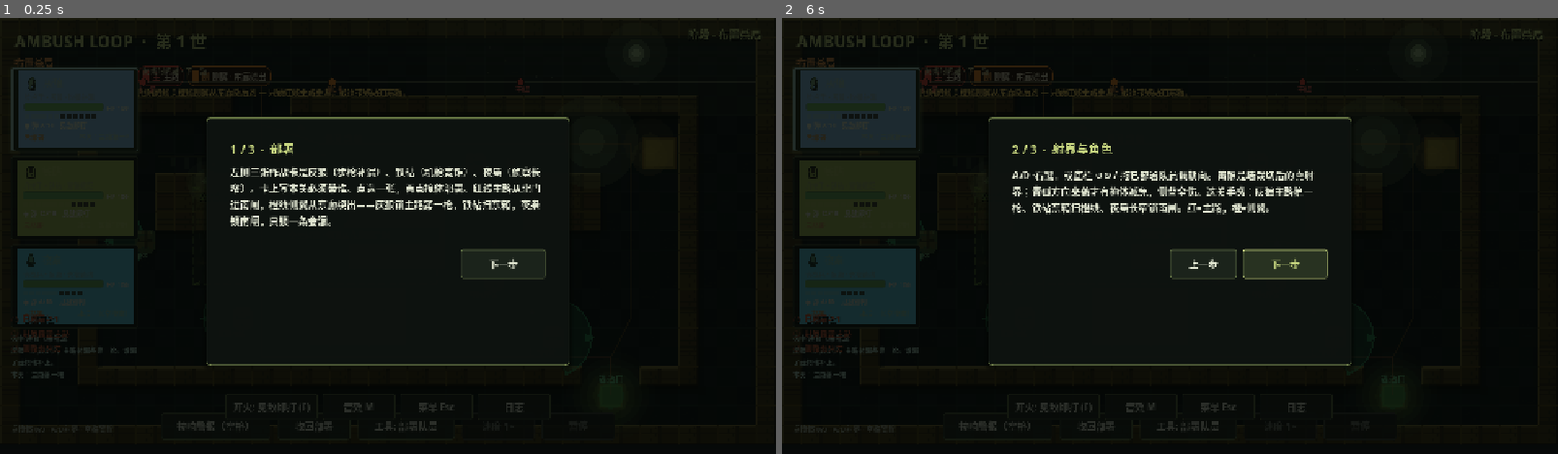
Above: before the commit, frames 1-2 (left to right).
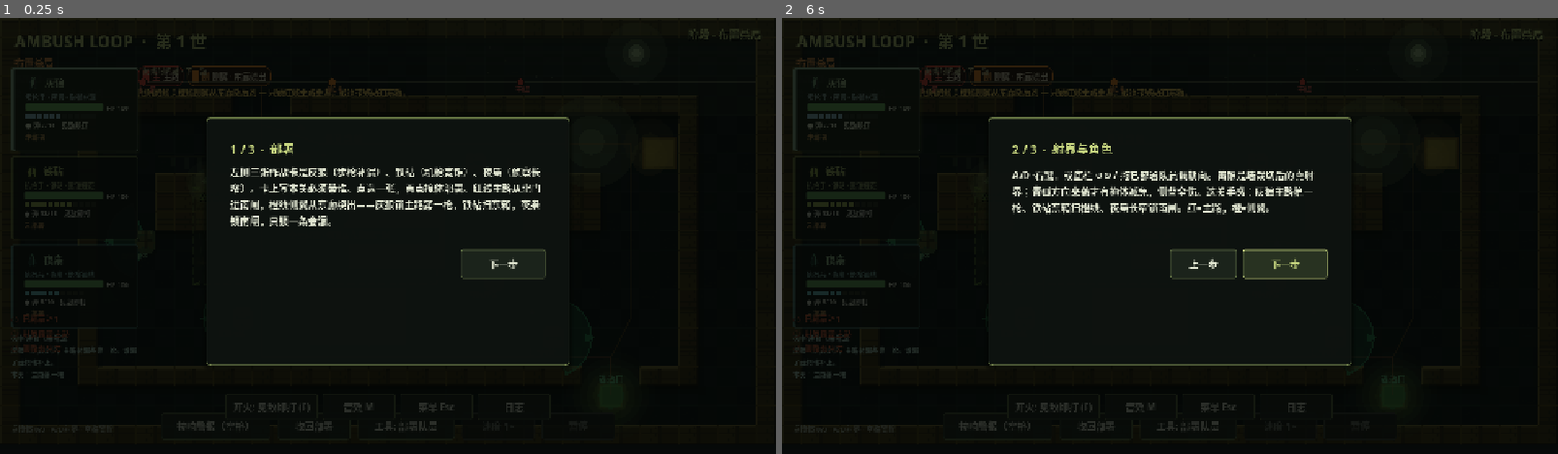
Above: after the commit, the same moments.

Repository: hailinsu-create/new
Game: Godot game, scene res://scenes/main.tscn
Two runs of this game, one before a commit and one after it. Both use one fixed random seed, a clock stepped at 60 frames per second and the inputs below. This scene is started directly instead of the project's main scene.
Inputs:
- Up to frame 1 (0.25 s): no input
- Up to frame 2 (6 s): click "拉响警报（空格）" at 0.5 s; click "收回部署" at 1.25 s; click "工具: 部署队员" at 2 s; click "开火: 见敌即打 (F)" at 2.75 s; click "音效 M" at 3.5 s; click "菜单 Esc" at 4.25 s; click "日志" at 5 s; click "下一步" at 5.75 s

The runs differ from the first frame. In frame 1, 6.4% of the frame differs, in the area x 2-18%, y 12-71%; in frame 2, 6.4%.

Commit message:
feat(art): keep kit color on the card rail, not the fill
PanelContainer was stretching the accent rect across the card.
Stripe lives in the stylebox. Why-line stays in code, hidden so it
does not sit on the checklist.

Co-authored-by: hailinsu-create <hailinsu-create@users.noreply.github.com>

Diff:
--- a/ambush_loop/scripts/ui/op_card.gd
+++ b/ambush_loop/scripts/ui/op_card.gd
@@ -16,8 +16,6 @@
 var _slot: Label
 var _why: Label
 var _glyph: Control
-var _accent: ColorRect
-var _rail: ColorRect
 var _fill_col: Color = Color(0, 0, 0, 0)
 var _normal: StyleBoxFlat
 var _hot: StyleBoxFlat
@@ -39,13 +37,14 @@
 	mouse_filter = Control.MOUSE_FILTER_STOP
 	_normal = NightOps.flat(Color(0.055, 0.072, 0.062, 0.94), Color(0.28, 0.34, 0.22), 1, 8, 3)
 	_normal.border_width_top = 2
-	_normal.content_margin_left = 10
-	_hot = NightOps.flat(Color(0.10, 0.14, 0.08, 0.98), NightOps.OLIVE_HI, 1, 8, 3)
-	_hot.border_width_left = 5
+	_normal.border_width_left = 4
+	_normal.content_margin_left = 12
+	_hot = NightOps.flat(Color(0.09, 0.12, 0.08, 0.98), NightOps.OLIVE_HI, 1, 8, 3)
+	_hot.border_width_left = 6
 	_hot.border_width_top = 3
-	_hot.content_margin_left = 12
-	_hot.shadow_size = 6
-	_hot.shadow_color = Color(0.62, 0.72, 0.32, 0.28)
+	_hot.content_margin_left = 14
+	_hot.shadow_size = 5
+	_hot.shadow_color = Color(0.50, 0.58, 0.28, 0.22)
 	_hot.shadow_offset = Vector2(0, 2)
 	add_theme_stylebox_override("panel", _normal)
 	gui_input.connect(_on_gui)
@@ -57,28 +56,6 @@
 		_hovered = false
 		_refresh_chrome()
 	)
-	_rail = ColorRect.new()
-	_rail.name = "TopRail"
-	_rail.mouse_filter = Control.MOUSE_FILTER_IGNORE
-	_rail.color = NightOps.RAIL
-	_rail.set_anchors_preset(Control.PRESET_TOP_WIDE)
-	_rail.offset_left = 6.0
-	_rail.offset_top = 0.0
-	_rail.offset_right = -6.0
-	_rail.offset_bottom = 3.0
-	_rail.visible = false
-	add_child(_rail)
-	_accent = ColorRect.new()
-	_accent.name = "Accent"
-	_accent.mouse_filter = Control.MOUSE_FILTER_IGNORE
-	_accent.color = NightOps.OLIVE_HI
-	_accent.set_anchors_preset(Control.PRESET_LEFT_WIDE)
-	_accent.anchor_bottom = 1.0
-	_accent.offset_left = 0.0
-	_accent.offset_top = 3.0
-	_accent.offset_right = 4.0
-	_accent.offset_bottom = -3.0
-	add_child(_accent)
 	var margin := MarginContainer.new()
 	margin.add_theme_constant_override("margin_left", 10)
 	margin.add_theme_constant_override("margin_right", 8)
@@ -158,6 +135,7 @@
 	_why.autowrap_mode = TextServer.AUTOWRAP_OFF
 	_why.clip_text = true
 	_why.size_flags_horizontal = Control.SIZE_EXPAND_FILL
+	_why.visible = false
 	slot_row.add_child(_why)
 
 
@@ -199,18 +177,16 @@
 		_glyph.set("role", op.role)
 		_glyph.visible = true
 	var kit := OperatorUnit.role_kit_color(op.role)
+	var stripe := kit.lerp(NightOps.OLIVE, 0.42)
 	_name.text = op.display_name
-	_name.add_theme_color_override("font_color", kit.lerp(NightOps.OLIVE_HI, 0.35))
-	if _accent:
-		_accent.color = kit
-		_accent.visible = true
-	if _rail:
-		_rail.color = Color(kit.r, kit.g, kit.b, 0.85)
+	_name.add_theme_color_override("font_color", stripe.lerp(NightOps.OLIVE_HI, 0.55))
+	if _normal:
+		_normal.border_color = Color(stripe.r, stripe.g, stripe.b, 0.70)
 	if _hot:
-		_hot.border_color = kit.lerp(NightOps.OLIVE_HI, 0.40)
-		_hot.shadow_color = Color(kit.r * 0.4 + 0.35, kit.g * 0.4 + 0.38, kit.b * 0.25 + 0.18, 0.32)
+		_hot.border_color = stripe.lerp(NightOps.OLIVE_HI, 0.35)
+		_hot.shadow_color = Color(0.50, 0.58, 0.28, 0.22)
 	_role.text = "%s · %s" % [OperatorUnit.role_display(op.role), _kit_short(op)]
-	_role.add_theme_color_override("font_color", kit.lerp(NightOps.MUTED, 0.45))
+	_role.add_theme_color_override("font_color", stripe.lerp(NightOps.MUTED, 0.40))
 	var hp := op.hp if op.alive else 0.0
 	_hp_target = hp
 	if op.has_method("hit_feedback"):
@@ -238,17 +214,12 @@
 		if line == "":
 			line = _default_why(op)
 		_why.text = line
-		_why.visible = line != "" and not watching
+		_why.visible = false
 		_why.add_theme_color_override("font_color", kit.lerp(NightOps.OLIVE_HI, 0.45))
 
 
 func _refresh_chrome() -> void:
 	add_theme_stylebox_override("panel", _hot if _selected else _normal)
-	if _accent:
-		_accent.visible = true
-		_accent.offset_right = 6.0 if _selected else 4.0
-	if _rail:
-		_rail.visible = _selected
 	if _watching and not _deployed:
 		modulate = Color(0.50, 0.50, 0.48, 0.48)
 	elif _fire_pulse > 0.04:
